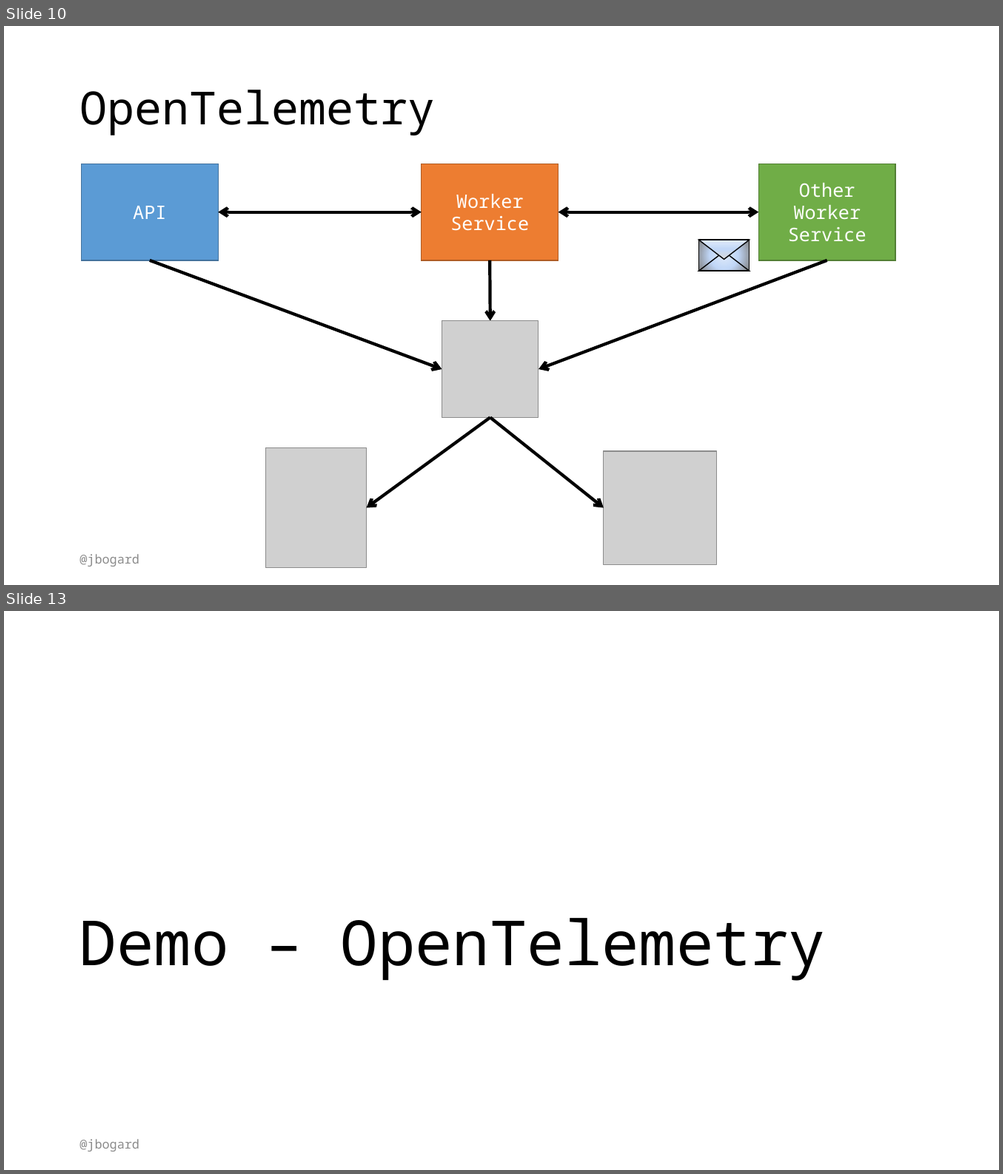
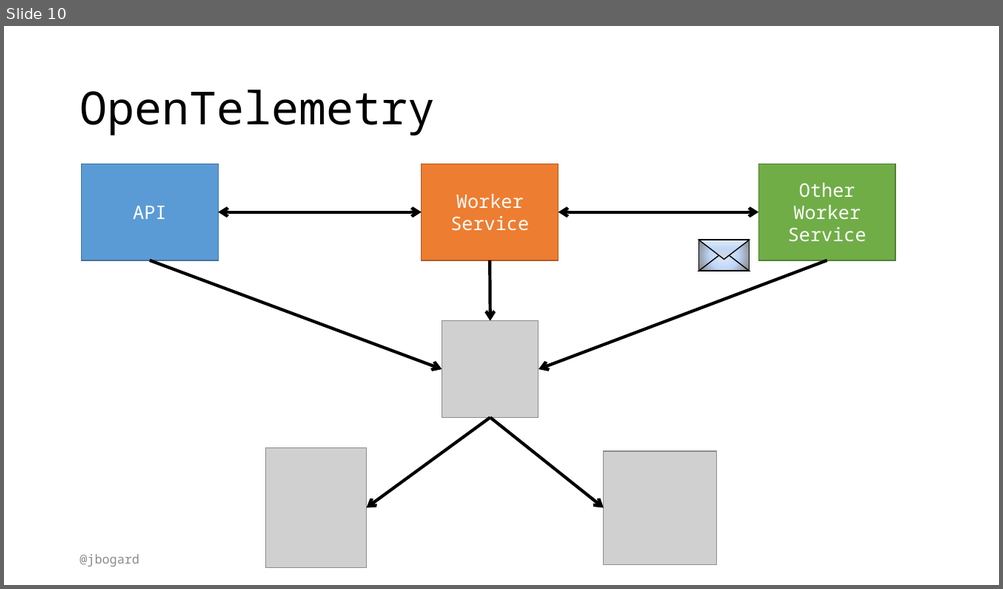
Before and after one commit to jbogard/presentations, a slide deck: DistributedTracing/DistributedTracing.pptx. Shown one above the other, each under a label of ours: slides 10 and 13 before the commit, slide 10 after it; the slides between them are not shown. The pictures are 1003x1174 and 1003x589 pixels, drawn with LibreOffice and Linux fonts; fonts in the diff are those of the drawing; grey boxes stand for pictures. Boxes give left, top, right and bottom in pixels: in the first picture for what was removed or moved away, otherwise in the second. Text is boxed around its words. In the diff, an @@ line names an element or a change of style, - is before the commit and + after.

```diff
--- a/DistributedTracing/DistributedTracing.pptx
+++ b/DistributedTracing/DistributedTracing.pptx
@@ slide 13 removed at (x1=4, y1=611, x2=999, y2=1170), background #FFFFFF @@
@@ title removed at (x1=79, y1=918, x2=825, y2=981) @@
-Demo – OpenTelemetry
@@ text removed at (x1=79, y1=1139, x2=139, y2=1152) @@
-@jbogard
```
Also in this commit, not shown: 5 slides changed, 1 slide added, 1 other slide removed, 13 other files.
